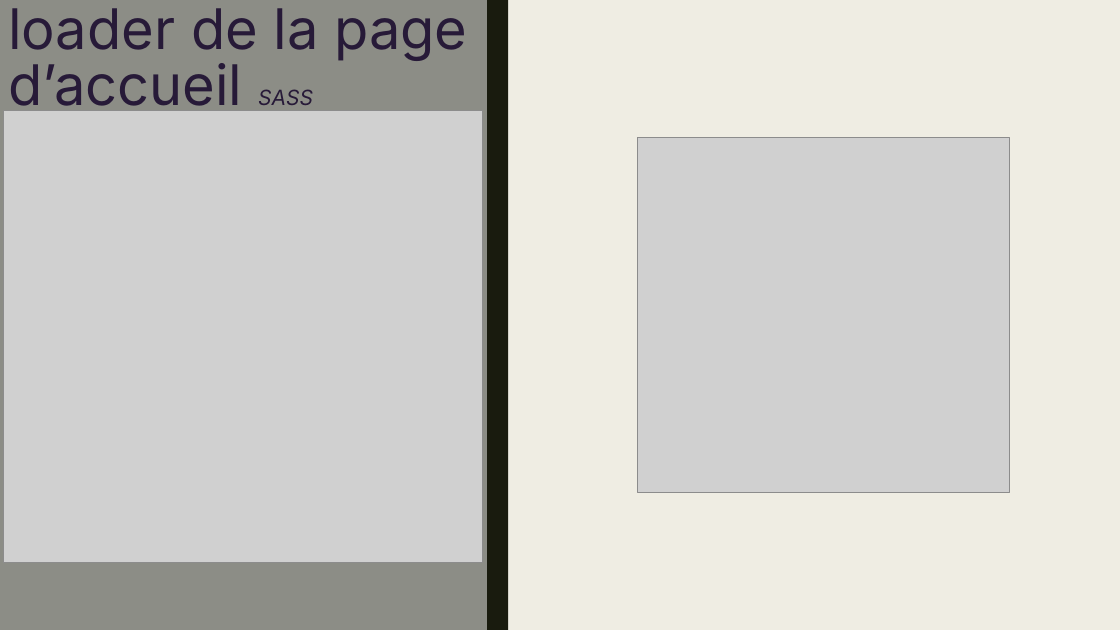
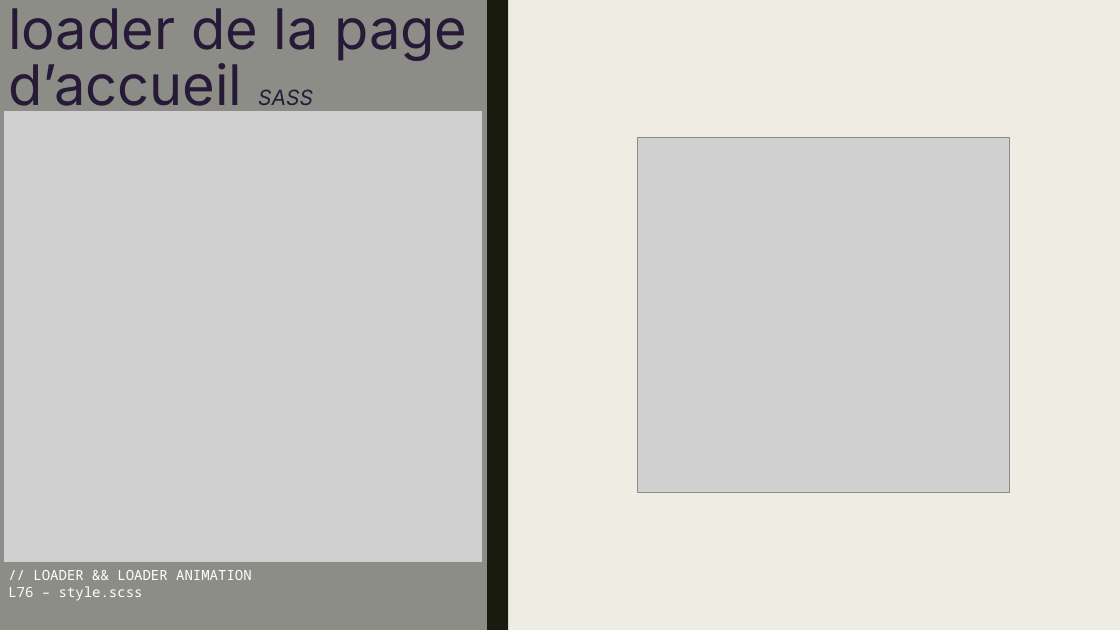
Before and after one commit to HOTP0T/OCR-PROJECT3, a slide deck: slide 4 of Livrable P3/SOUTENANCE.pptx. Drawn at 1120x630 pixels with LibreOffice and Linux fonts; fonts in the diff are those of the drawing; grey boxes stand for pictures. Boxes give left, top, right and bottom in pixels: in the first picture for what was removed or moved away, otherwise in the second. Text is boxed around its words. In the diff, an @@ line names an element or a change of style, - is before the commit and + after.

```diff
--- a/Livrable P3/SOUTENANCE.pptx
+++ b/Livrable P3/SOUTENANCE.pptx
@@ text added at (x1=8, y1=570, x2=252, y2=601), 12 pt, text #FFFFFF @@
+// LOADER && LOADER ANIMATION
+L76 – style.scss
```
Also in this commit, not shown: 1 other slide changed, 1 slide added, 3 other files.
